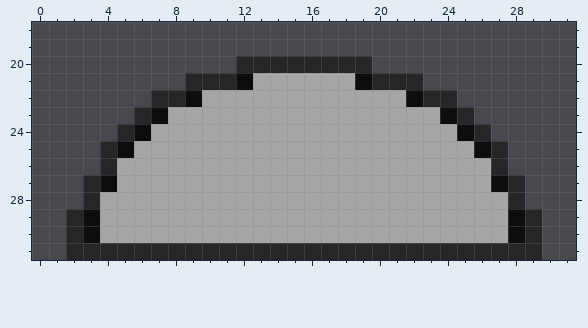
Pixel-art sprite: Assets/Textures/base.png. Above: the version before the commit.
The file is 32x32 pixels. Shown: x 0..31, y 18..31.
After the commit:
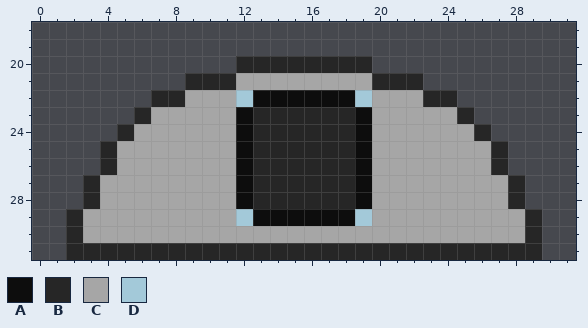
Palette (. is transparent): A #0d0d0d  B #262626  C #a6a6a6  D #a3c9d9
The exact change:
@@ x 0..31 @@
 20 ............BBBBBBBB............
-21 .........BBBACCCCCCABBB.........
-22 .......BBACCCCCCCCCCCCABB.......
-23 ......BACCCCCCCCCCCCCCCCAB......
-24 .....BACCCCCCCCCCCCCCCCCCAB.....
-25 ....BACCCCCCCCCCCCCCCCCCCCAB....
-26 ....BCCCCCCCCCCCCCCCCCCCCCCB....
-27 ...BACCCCCCCCCCCCCCCCCCCCCCAB...
-28 ...BCCCCCCCCCCCCCCCCCCCCCCCCB...
-29 ..BACCCCCCCCCCCCCCCCCCCCCCCCAB..
-30 ..BACCCCCCCCCCCCCCCCCCCCCCCCAB..
+21 .........BBBCCCCCCCCBBB.........
+22 .......BBCCCDAAAAAADCCCBB.......
+23 ......BCCCCCABBBBBBACCCCCB......
+24 .....BCCCCCCABBBBBBACCCCCCB.....
+25 ....BCCCCCCCABBBBBBACCCCCCCB....
+26 ....BCCCCCCCABBBBBBACCCCCCCB....
+27 ...BCCCCCCCCABBBBBBACCCCCCCCB...
+28 ...BCCCCCCCCABBBBBBACCCCCCCCB...
+29 ..BCCCCCCCCCDAAAAAADCCCCCCCCCB..
+30 ..BCCCCCCCCCCCCCCCCCCCCCCCCCCB..
 31 ..BBBBBBBBBBBBBBBBBBBBBBBBBBBB..
